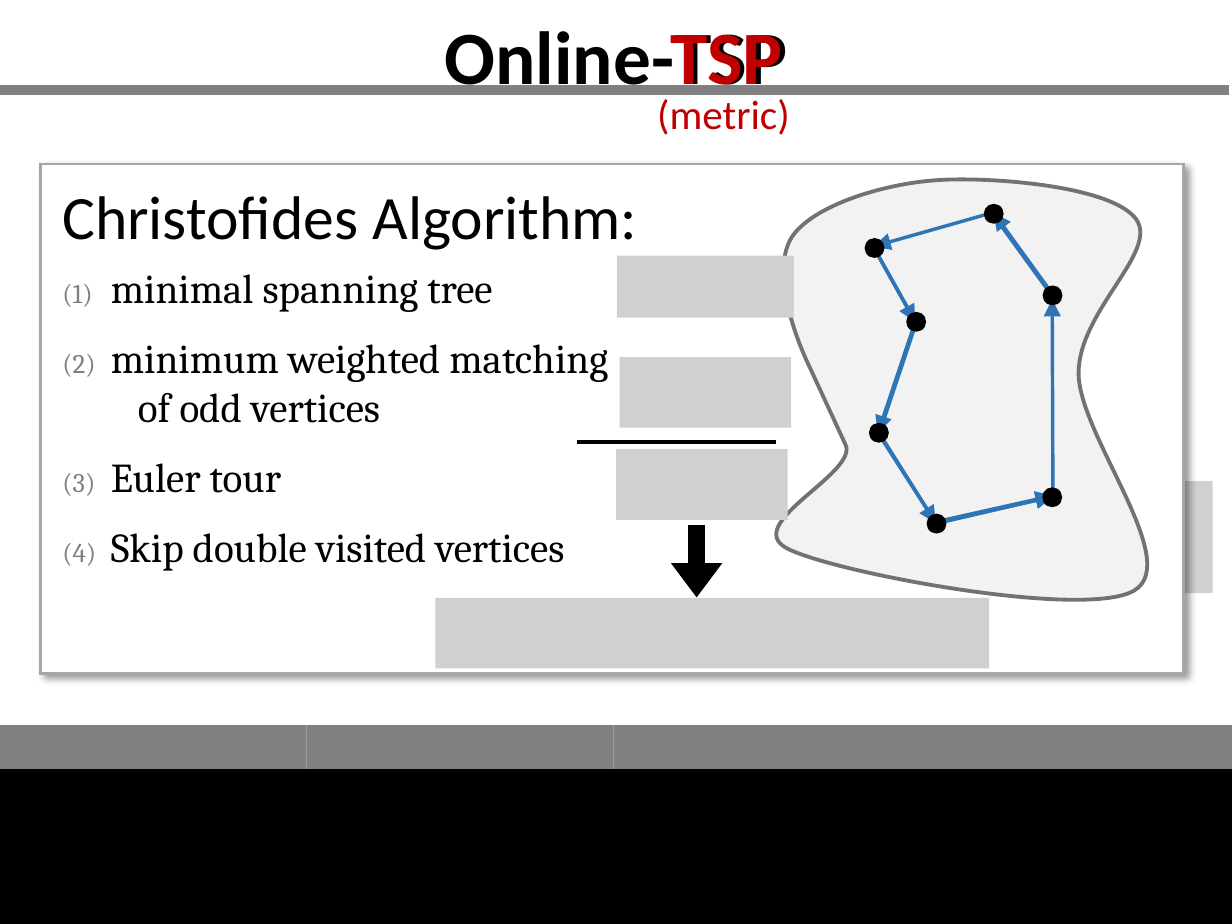
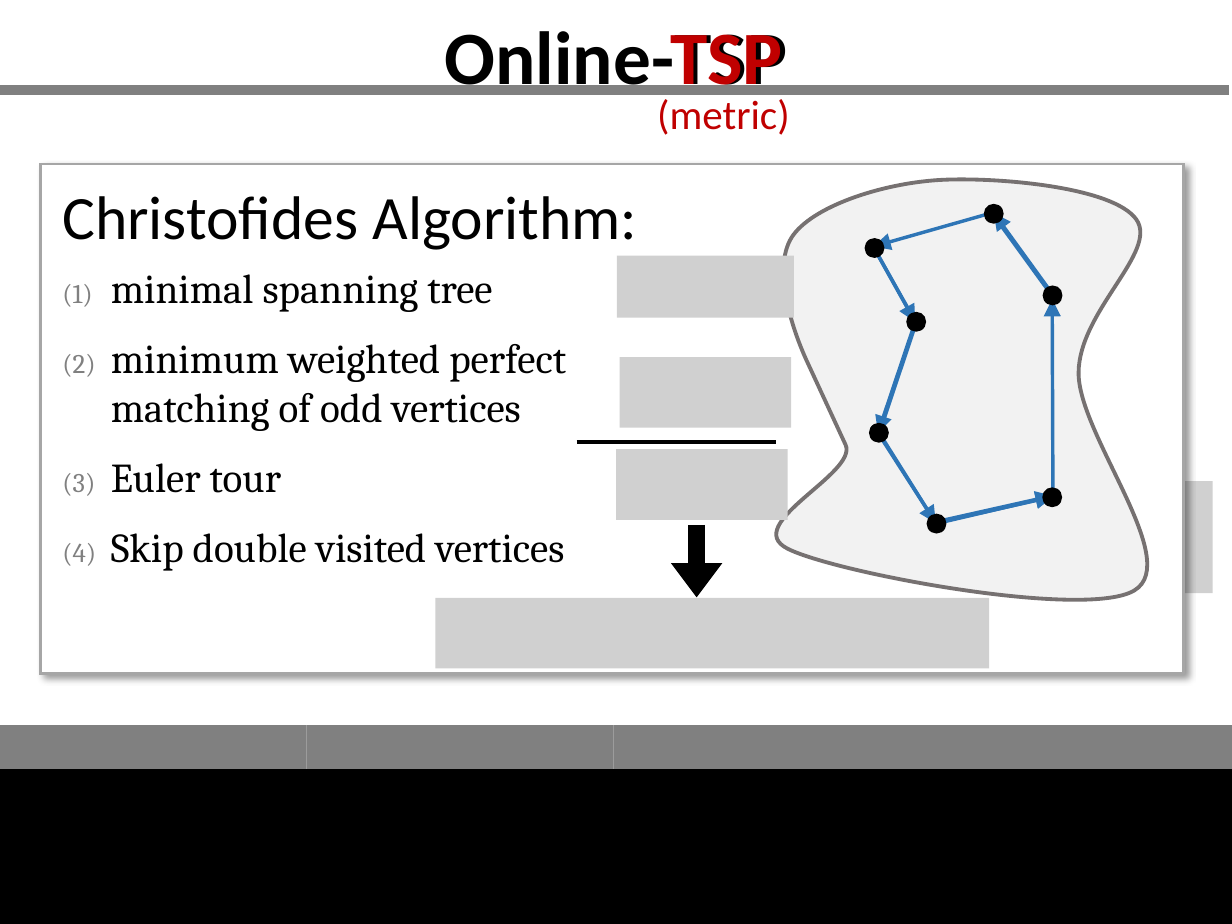
Before and after one commit to GraffL/talk-online-tsp, a slide deck: slide 5 of Präsentation43.pptx. Drawn at 1232x924 pixels with LibreOffice and Linux fonts; fonts in the diff are those of the drawing; grey boxes stand for pictures. Boxes give left, top, right and bottom in pixels: in the first picture for what was removed or moved away, otherwise in the second. Text is boxed around its words. In the diff, an @@ line names an element or a change of style, - is before the commit and + after.

```diff
--- a/Präsentation43.pptx
+++ b/Präsentation43.pptx
@@ text at [111, 344, 566, 431]: text changed @@
-(2) minimum weighted matching of odd vertices
+(2) minimum weighted perfect matching of odd vertices
```
Also in this commit, not shown: 2 other slides changed, 1 slide added, 1 slide removed.
